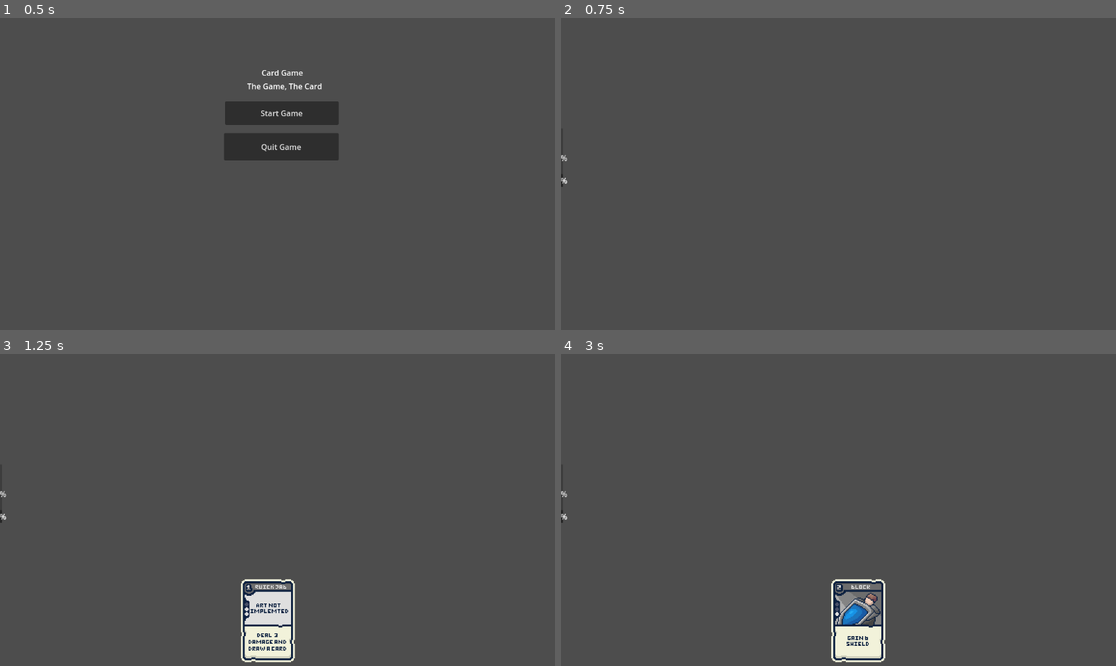
Above: before the commit, frames 1-4 (two rows, left to right).
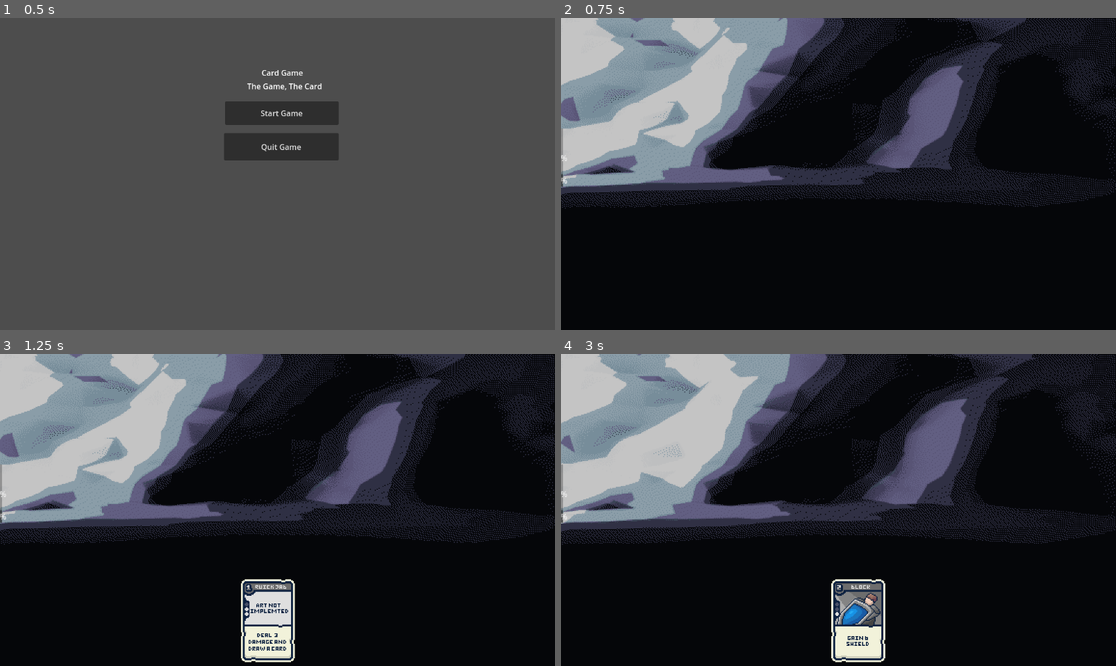
Above: after the commit, the same moments.

Repository: Fredeblok0912/Card_game
Game: Godot game, scene res://menu.tscn
Two runs of this game, one before a commit and one after it. Both use one fixed random seed, a clock stepped at 60 frames per second and the inputs below.
Inputs (mouse positions are in pixels of both pictures, inside the frame that each line leads up to):
- Up to frame 1 (0.5 s): no input
- Up to frame 2 (0.75 s): click "Start Game" at 0.5 s
- Up to frame 3 (1.25 s): no input
- Up to frame 4 (3 s): move the mouse to (827, 619) at 1.27 s; click (827, 619) at 1.42 s; move the mouse to (783, 619) at 2.02 s; hold Down (ui_down) 2.03-2.78 s; click (783, 619) at 2.17 s; move the mouse to (810, 619) at 2.77 s; click (810, 619) at 2.92 s

Frame 1 is identical in both runs. In frame 2, 99% of the frame differs, in the area x 0-100%, y 0-100%; in frame 3, 97%; in frame 4, 96%.

Commit message:
Added background

Diff:
--- /dev/null
+++ b/Background animation.gd
@@ -0,0 +1,7 @@
+extends AnimatedSprite2D
+
+@export var fps: float = 0  # frames per second
+
+func _ready() -> void:
+	play("default")
+	get_sprite_frames().set_animation_speed("default", fps)
--- a/game.tscn
+++ b/game.tscn
@@ -1,12 +1,86 @@
-[gd_scene load_steps=8 format=3 uid="uid://dtcpvgfsi2cpv"]
+[gd_scene load_steps=21 format=3 uid="uid://dtcpvgfsi2cpv"]
 
 [ext_resource type="Script" uid="uid://lhlamou0ygmt" path="res://game.gd" id="1_e2o6t"]
 [ext_resource type="Script" uid="uid://bd08kuho0r3mb" path="res://Cardlist.gd" id="1_feb5d"]
 [ext_resource type="PackedScene" uid="uid://c3xbw84xea4ft" path="res://character.tscn" id="4_fc0e3"]
+[ext_resource type="Texture2D" uid="uid://dgy4k88yb6bgo" path="res://Art/gamer.png" id="5_hve3p"]
 [ext_resource type="Script" uid="uid://di04a0e3mofuf" path="res://player.gd" id="5_ryrav"]
 [ext_resource type="Script" uid="uid://cmn766he82vbq" path="res://Enemy1.gd" id="6_eow3j"]
 [ext_resource type="Script" uid="uid://c5s5jmgmth824" path="res://Enemy2.gd" id="7_eow3j"]
 [ext_resource type="Script" uid="uid://bkwp530evyem" path="res://Enemy3.gd" id="8_j5wjh"]
+[ext_resource type="Texture2D" uid="uid://klblt1tf7rb0" path="res://Art/Background.png" id="8_vef74"]
+[ext_resource type="Script" uid="uid://ci3kfbyim8dem" path="res://Background animation.gd" id="9_vef74"]
+
+[sub_resource type="AtlasTexture" id="AtlasTexture_hve3p"]
+atlas = ExtResource("8_vef74")
+region = Rect2(0, 0, 576, 324)
+
+[sub_resource type="AtlasTexture" id="AtlasTexture_mfdv2"]
+atlas = ExtResource("8_vef74")
+region = Rect2(576, 0, 576, 324)
+
+[sub_resource type="AtlasTexture" id="AtlasTexture_iotsf"]
+atlas = ExtResource("8_vef74")
+region = Rect2(1152, 0, 576, 324)
+
+[sub_resource type="AtlasTexture" id="AtlasTexture_lc2xo"]
+atlas = ExtResource("8_vef74")
+region = Rect2(1728, 0, 576, 324)
+
+[sub_resource type="AtlasTexture" id="AtlasTexture_215e1"]
+atlas = ExtResource("8_vef74")
+region = Rect2(2304, 0, 576, 324)
+
+[sub_resource type="AtlasTexture" id="AtlasTexture_7sc4i"]
+atlas = ExtResource("8_vef74")
+region = Rect2(0, 324, 576, 324)
+
+[sub_resource type="AtlasTexture" id="AtlasTexture_80cx4"]
+atlas = ExtResource("8_vef74")
+region = Rect2(576, 324, 576, 324)
+
+[sub_resource type="AtlasTexture" id="AtlasTexture_e8heu"]
+atlas = ExtResource("8_vef74")
+region = Rect2(1152, 324, 576, 324)
+
+[sub_resource type="AtlasTexture" id="AtlasTexture_rvswv"]
+atlas = ExtResource("8_vef74")
+region = Rect2(1728, 324, 576, 324)
+
+[sub_resource type="SpriteFrames" id="SpriteFrames_boyg6"]
+animations = [{
+"frames": [{
+"duration": 1.0,
+"texture": SubResource("AtlasTexture_hve3p")
+}, {
+"duration": 1.0,
+"texture": SubResource("AtlasTexture_mfdv2")
+}, {
+"duration": 1.0,
+"texture": SubResource("AtlasTexture_iotsf")
+}, {
+"duration": 1.0,
+"texture": SubResource("AtlasTexture_lc2xo")
+}, {
+"duration": 1.0,
+"texture": SubResource("AtlasTexture_215e1")
+}, {
+"duration": 1.0,
+"texture": SubResource("AtlasTexture_7sc4i")
+}, {
+"duration": 1.0,
+"texture": SubResource("AtlasTexture_80cx4")
+}, {
+"duration": 1.0,
+"texture": SubResource("AtlasTexture_e8heu")
+}, {
+"duration": 1.0,
+"texture": SubResource("AtlasTexture_rvswv")
+}],
+"loop": true,
+"name": &"default",
+"speed": 1.0
+}]
 
 [node name="Game" type="Node2D"]
 script = ExtResource("1_e2o6t")
@@ -20,11 +94,14 @@
 [node name="Character" parent="." instance=ExtResource("4_fc0e3")]
 
 [node name="Player" type="Node2D" parent="Character" node_paths=PackedStringArray("sprite", "health_bar")]
+visible = false
 script = ExtResource("5_ryrav")
 sprite = NodePath("Sprite2D")
 health_bar = NodePath("ProgressBar")
 
 [node name="Sprite2D" type="Sprite2D" parent="Character/Player"]
+scale = Vector2(2, 2)
+texture = ExtResource("5_hve3p")
 
 [node name="ProgressBar" type="ProgressBar" parent="Character/Player"]
 offset_right = 4.0
@@ -61,3 +138,12 @@
 offset_top = -95.0
 offset_right = 4.0
 offset_bottom = 27.0
+
+[node name="Background_sprite" type="AnimatedSprite2D" parent="."]
+z_index = -10
+position = Vector2(576, 0)
+scale = Vector2(2, 2)
+sprite_frames = SubResource("SpriteFrames_boyg6")
+frame_progress = 0.104202
+script = ExtResource("9_vef74")
+fps = 0.5
Binary file added: Art/Background.png
Not shown, added: Art/Background.png.import
Binary file added: Art/Cool ass 3d baggrund.gif
Binary file added: Art/gamer.png
Not shown, added: Art/gamer.png.import
Not shown, added: Background animation.gd.uid
Binary file added: Cool ass 3d baggrund.gif
